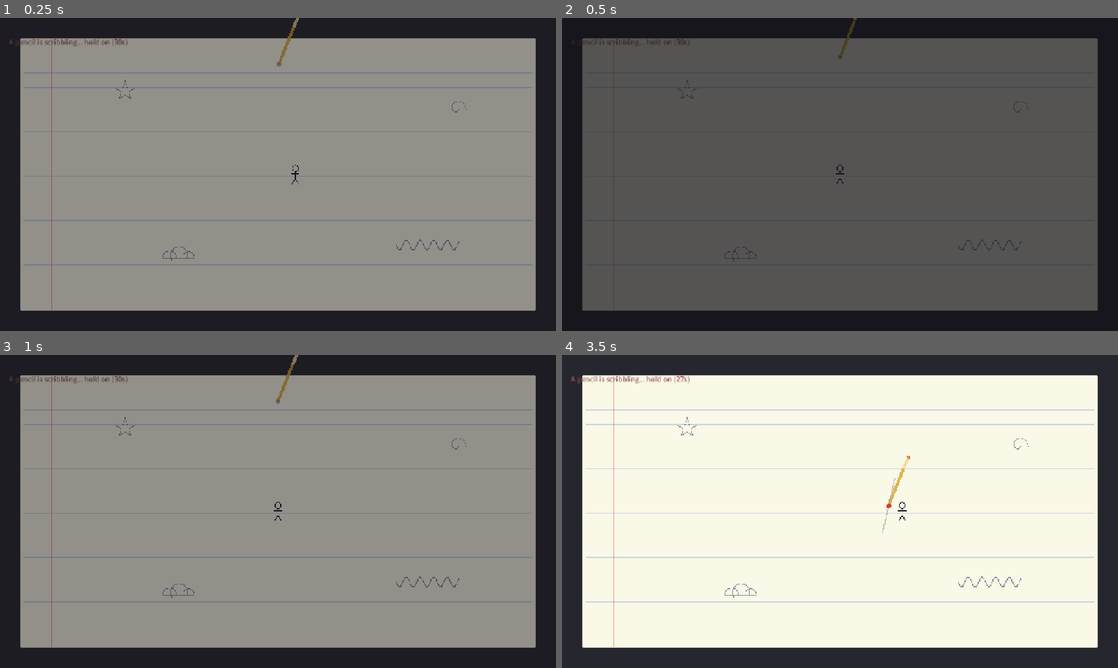
Above: before the commit, frames 1-4 (two rows, left to right).
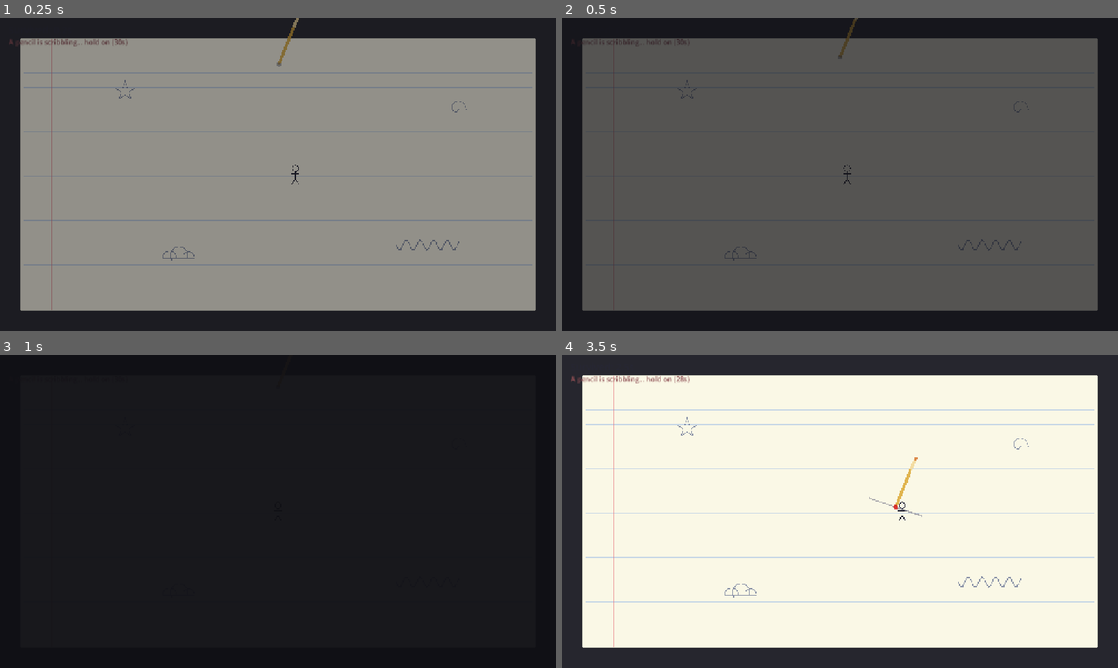
Above: after the commit, the same moments.

Repository: shiarauzo/Shebuiltthis-gamejam
Game: Godot game, scene res://tests/test_main.tscn
Same seed, same stepped clock (60 frames per second), same inputs: the game is played once before the commit and once after it. This scene is started directly instead of the project's main scene.
Inputs (mouse positions are in pixels of both pictures, inside the frame that each line leads up to):
- Up to frame 1 (0.25 s): no input
- Up to frame 2 (0.5 s): no input
- Up to frame 3 (1 s): tap Enter at 0.5 s; move the mouse to (400, 495) at 0.52 s; hold D from 0.53 s (still down); click (400, 495) at 0.67 s
- Up to frame 4 (3.5 s): release D at 1.25 s; drag from (728, 527) to (812, 574) at 1.27 s; move the mouse to (895, 442) at 2.02 s; hold D 2.03-2.75 s; drag from (812, 574) to (673, 464) at 2.77 s

Frame 1 is identical in both runs. In frame 2, less than 0.1% of the frame differs, in the area x 49-54%, y 0-54%; in frame 3, 81%, in the area x 1-97%, y 0-94%; in frame 4, 0.3%.

Commit message:
Fix E4: add touch/drag controls for mobile
Mobile visitors could start but not move (keyboard-only). Add drag-to-move:
the doodle steers toward your finger via ScreenTouch/Drag, with a deadzone.
Title hint now mentions drag. Adds a touch-movement test. Closes #8

Diff:
--- a/scripts/player.gd
+++ b/scripts/player.gd
@@ -16,6 +16,8 @@
 var _iframe_t := 0.0
 var _blink_t := 0.0
 var _focused := true
+var _touching := false
+var _touch_target := Vector2.ZERO
 
 func _ready() -> void:
 	add_to_group("player")
@@ -33,9 +35,20 @@
 	# would "stick". Treat focus-out as all-keys-released.
 	if what == NOTIFICATION_APPLICATION_FOCUS_OUT or what == NOTIFICATION_WM_WINDOW_FOCUS_OUT:
 		_focused = false
+		_touching = false
 		velocity = Vector2.ZERO
 	elif what == NOTIFICATION_APPLICATION_FOCUS_IN or what == NOTIFICATION_WM_WINDOW_FOCUS_IN:
 		_focused = true
+
+func _unhandled_input(event: InputEvent) -> void:
+	# Touch/drag-to-move for mobile: the doodle steers toward your finger.
+	if event is InputEventScreenTouch:
+		_touching = event.pressed
+		if event.pressed:
+			_touch_target = event.position
+	elif event is InputEventScreenDrag:
+		_touching = true
+		_touch_target = event.position
 
 func _physics_process(delta: float) -> void:
 	var dir := Vector2.ZERO
@@ -48,6 +61,11 @@
 			dir.x -= 1.0
 		if Input.is_physical_key_pressed(KEY_D) or Input.is_key_pressed(KEY_RIGHT):
 			dir.x += 1.0
+
+	if _focused and _touching:
+		var to := _touch_target - global_position
+		if to.length() > 8.0:  # deadzone so a tap near the figure doesn't jitter
+			dir += to.normalized()
 
 	velocity = dir.normalized() * SPEED
 	move_and_slide()
--- a/scripts/title.gd
+++ b/scripts/title.gd
@@ -50,7 +50,7 @@
 	vbox.add_child(spacer)
 
 	var how := Label.new()
-	how.text = "Move: WASD / Arrows    Dodge the ink. Survive. Escape."
+	how.text = "Move: WASD / Arrows / drag      Dodge the ink. Survive. Escape."
 	how.add_theme_font_size_override("font_size", 18)
 	how.add_theme_color_override("font_color", Color(0.4, 0.4, 0.45))
 	how.horizontal_alignment = HORIZONTAL_ALIGNMENT_CENTER
--- a/tests/test_main.gd
+++ b/tests/test_main.gd
@@ -21,6 +21,7 @@
 	_log("==== TEST RUN START ====")
 	await get_tree().process_frame
 	await _test_movement()
+	await _test_touch_movement()
 	await _test_focus_out_stops_movement()
 	await _test_damage_and_iframes()
 	await _test_death_after_three_hits()
@@ -97,6 +98,21 @@
 	_check("moves right on D", moved > 5.0, "(dx=%.1f)" % moved)
 	await _free_game(g)
 
+func _test_touch_movement() -> void:
+	_log("[touch movement]")
+	var g = await _make_game()
+	var player = g.player
+	var x0: float = player.global_position.x
+	# Simulate a touch to the right of the player.
+	player._touching = true
+	player._touch_target = player.global_position + Vector2(200, 0)
+	for i in range(15):
+		await get_tree().physics_frame
+	var moved: float = player.global_position.x - x0
+	player._touching = false
+	_check("moves toward touch point", moved > 5.0, "(dx=%.1f)" % moved)
+	await _free_game(g)
+
 func _test_focus_out_stops_movement() -> void:
 	_log("[focus-out stops movement]")
 	var g = await _make_game()
